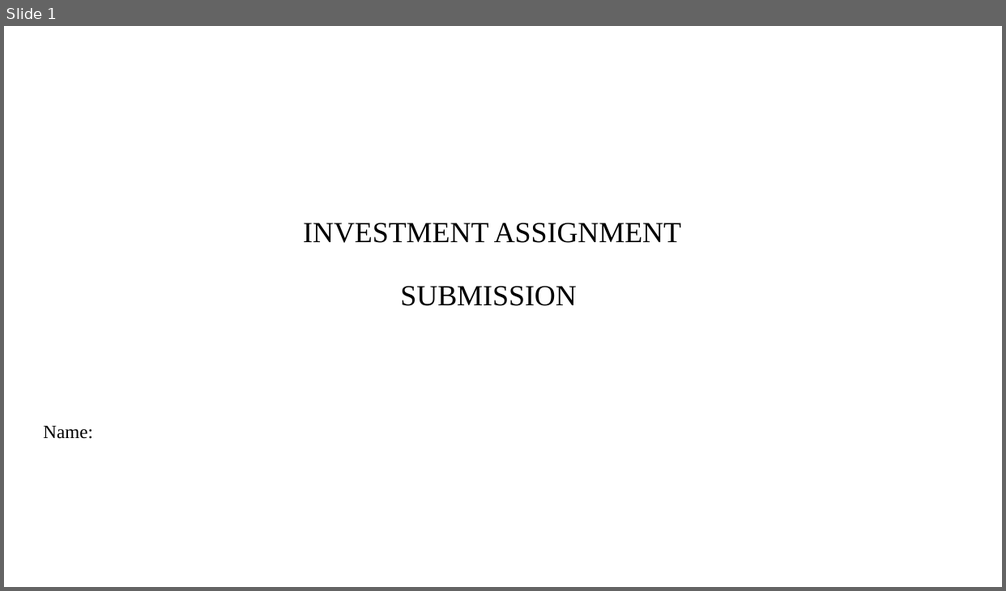
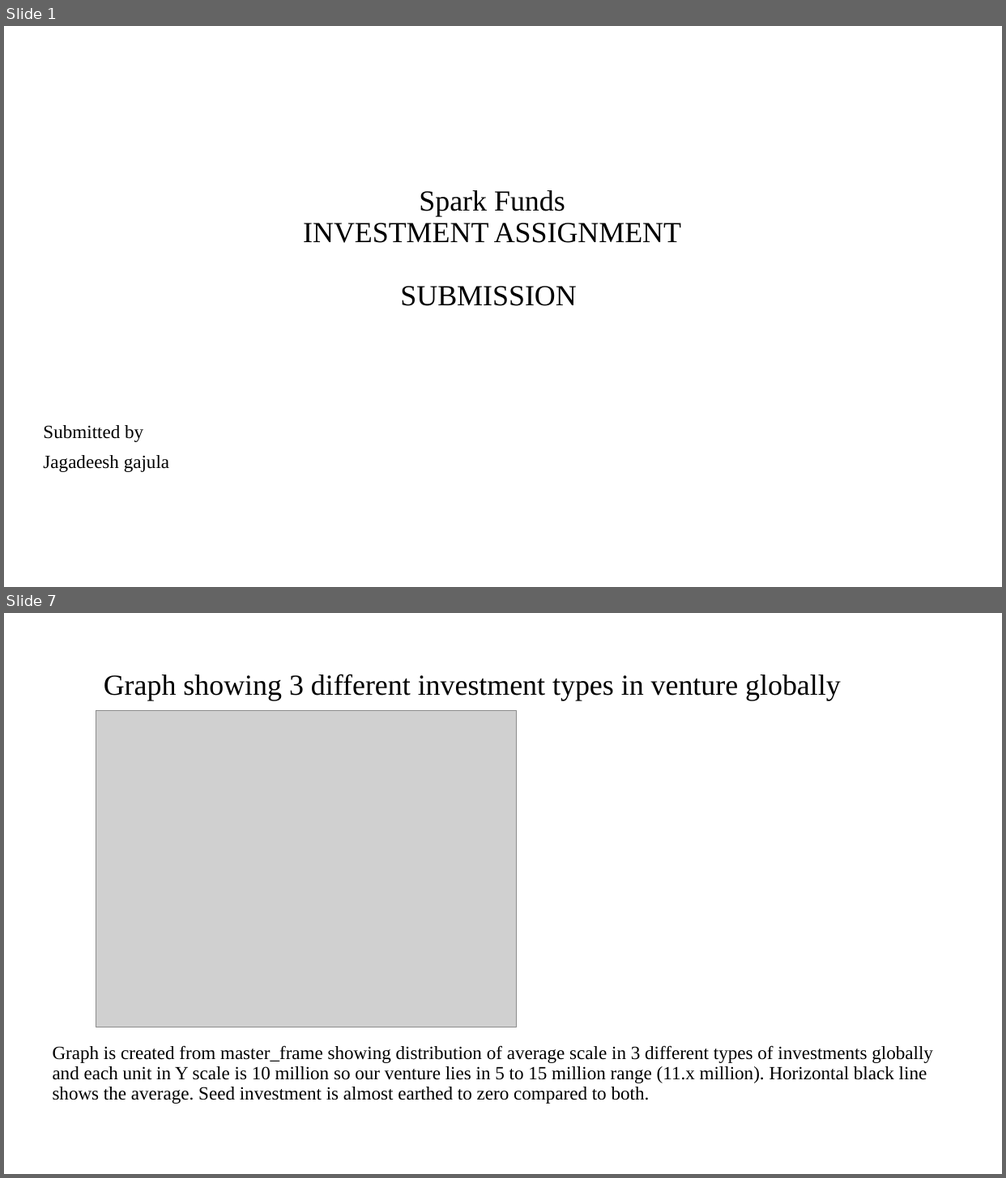
Before and after one commit to jagadeesh-gajula/Sparkfund_investment_analysis, a slide deck: INVEST.pptx. Shown one above the other, each under a label of ours: slide 1 before the commit, slides 1 and 7 after it; the slides between them are not shown. The pictures are 1006x591 and 1006x1178 pixels, drawn with LibreOffice and Linux fonts; fonts in the diff are those of the drawing; grey boxes stand for pictures; background and template pictures are left out. Boxes give left, top, right and bottom in pixels: in the first picture for what was removed or moved away, otherwise in the second. Text is boxed around its words. In the diff, an @@ line names an element or a change of style, - is before the commit and + after.

Commit message:
completed sparkfund analysis

```diff
--- a/INVEST.pptx
+++ b/INVEST.pptx
@@ slide 7 added at (4, 613, 1002, 1174), background #FFFFFF @@
@@ title added at (104, 674, 841, 701), 28 pt, text #000000 @@
+Graph showing 3 different investment types in venture globally
@@ picture added at (96, 711, 517, 1027) @@
@@ text added at (53, 1046, 933, 1104), 18 pt, text #000000 @@
+Graph is created from master_frame showing distribution of average scale in 3 different types of investments globally and each unit in Y scale is 10 million so our venture lies in 5 to 15 million range (11.x million). Horizontal black line shows the average. Seed investment is almost earthed to zero compared to both.
@@ slide 1 changed as well @@
@@ title at (303, 190, 681, 306): text changed @@
-INVESTMENT ASSIGNMENT
-SUBMISSION
+Spark Funds
+INVESTMENT ASSIGNMENT
+SUBMISSION
@@ subtitle at (43, 425, 169, 472): text changed @@
-Name:
+Submitted by
+Jagadeesh gajula
```
Also in this commit, not shown: 1 other slide changed, 7 other slides added, 8 slides removed, 4 other files.
